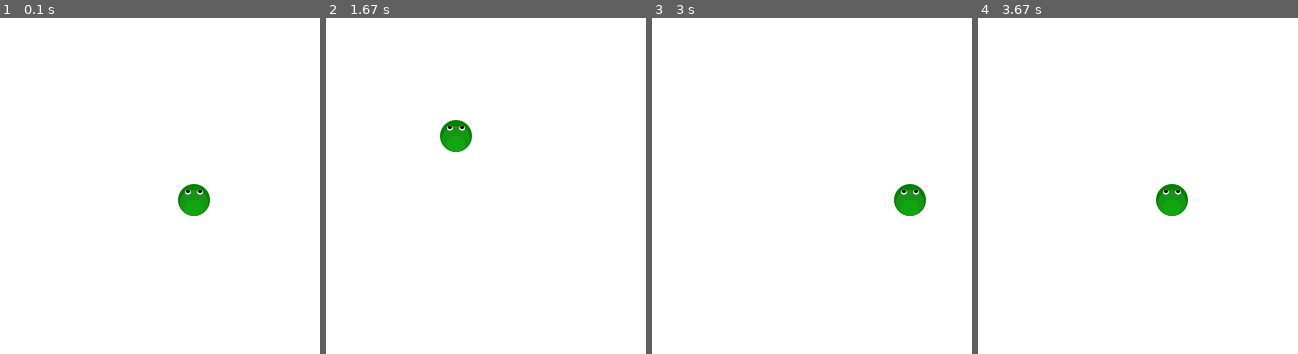
Above: before the commit, frames 1-4 (left to right).
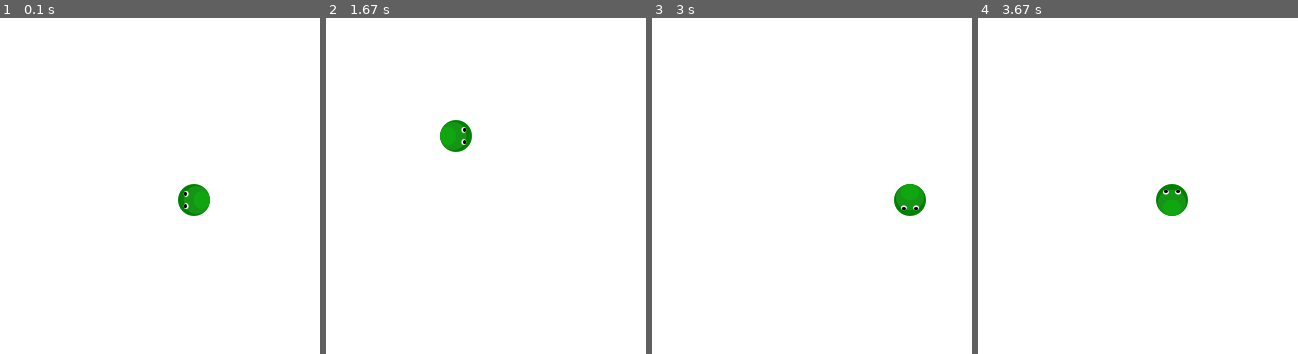
Above: after the commit, the same moments.

Repository: mattvenn/python-workshop
Game: pygame game, started from demos/pygame/snake/snake.py
Two runs of this game, one before a commit and one after it. Both use one fixed random seed, a clock stepped at 60 frames per second and the inputs below. The source is Python 2; it was converted automatically to run under Python 3.
Inputs:
- Up to frame 1 (0.1 s): no input
- Up to frame 2 (1.67 s): hold Right 0.33-0.8 s; hold Up 0.83-1.3 s; hold Right from 1.33 s (still down)
- Up to frame 3 (3 s): release Right at 1.83 s; hold Down 2.43-2.98 s
- Up to frame 4 (3.67 s): hold Left 3.02-3.57 s; hold Up from 3.6 s (still down)
The pictures show only the part of the screen within x 17-67%, y 23-73%; the shares and areas given below are measured in that part.

The runs differ from the first frame. In frame 1, 0.2% of the frame differs, in the area x 57-66%, y 50-59%; in frame 2, 0.2%; in frame 3, 0.3%, in the area x 77-84%, y 49-59%; in frame 4, nothing differs.

Commit message:
rotate the head depending on direction

Diff:
--- a/demos/pygame/snake/snake.py
+++ b/demos/pygame/snake/snake.py
@@ -46,7 +46,8 @@
         self.eat_sound.set_volume(0.7)
 
         # Set height, width
-        self.image = pygame.image.load("head.png").convert_alpha()
+        self.imageMaster = pygame.image.load("head.png").convert_alpha()
+        self.image = self.imageMaster
 
         self.rect = self.image.get_rect()
         self.rect.y = (tiles / 2) * tile_size
@@ -71,12 +72,16 @@
         """ Update the player position. """
         # Move left/right
         if self.direction == 'left':
+            self.image = pygame.transform.rotate(self.imageMaster, 90)
             self.rect.x -= tile_size
         elif self.direction == 'right':
+            self.image = pygame.transform.rotate(self.imageMaster, -90)
             self.rect.x += tile_size
         elif self.direction == 'up':
+            self.image = pygame.transform.rotate(self.imageMaster, 0)
             self.rect.y -= tile_size
         elif self.direction == 'down':
+            self.image = pygame.transform.rotate(self.imageMaster, 180)
             self.rect.y += tile_size
 
         #update the body, pass down the new co-ordinates to all body sections
